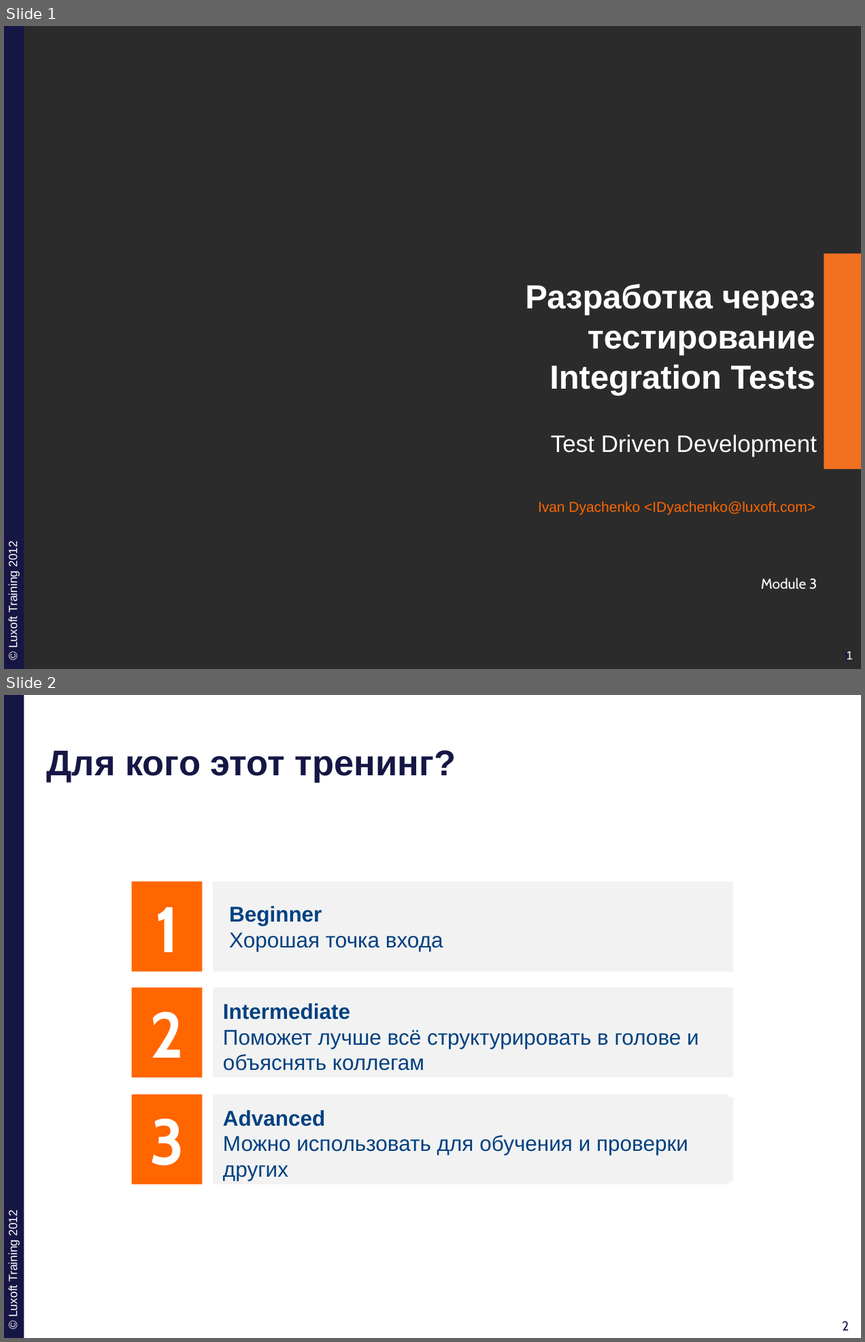
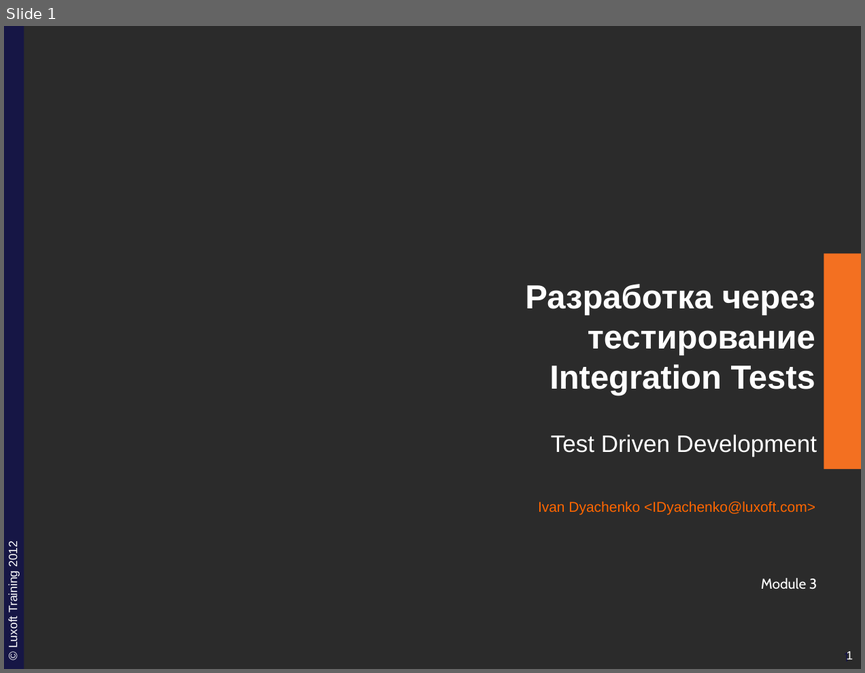
Before and after one commit to ivan-dyachenko/Trainings, a slide deck: Test Driven Development/materials/pptx/7. TDD-BDD.pptx. Shown one above the other, each under a label of ours: slides 1 and 2 before the commit, slide 1 after it. The pictures are 865x1342 and 865x673 pixels, drawn with LibreOffice and Linux fonts; fonts in the diff are those of the drawing; background and template pictures are left out; a plain dark background stands for a picture behind light text. Boxes give left, top, right and bottom in pixels: in the first picture for what was removed or moved away, otherwise in the second. Text is boxed around its words. In the diff, an @@ line names an element or a change of style, - is before the commit and + after.

```diff
--- a/Test Driven Development/materials/pptx/7. TDD-BDD.pptx
+++ b/Test Driven Development/materials/pptx/7. TDD-BDD.pptx
@@ slide 2 removed at [4,695,861,1338], background #FFFFFF; not listed: 4 template elements that a slide beside it also shows @@
@@ title removed at [46,750,456,783] @@
-Для кого этот тренинг?
@@ group removed at [132,881,733,1184]: 8 rectangles, 1 text @@
-Intermediate
-Поможет лучше всё структурировать в голове и объяснять коллегам
-Beginner
-Хорошая точка входа
-Advanced
-Можно использовать для обучения и проверки других
-3
-2
-1
```
Also in this commit, not shown: 1 slide changed, 12 slides added, 13 other files.
